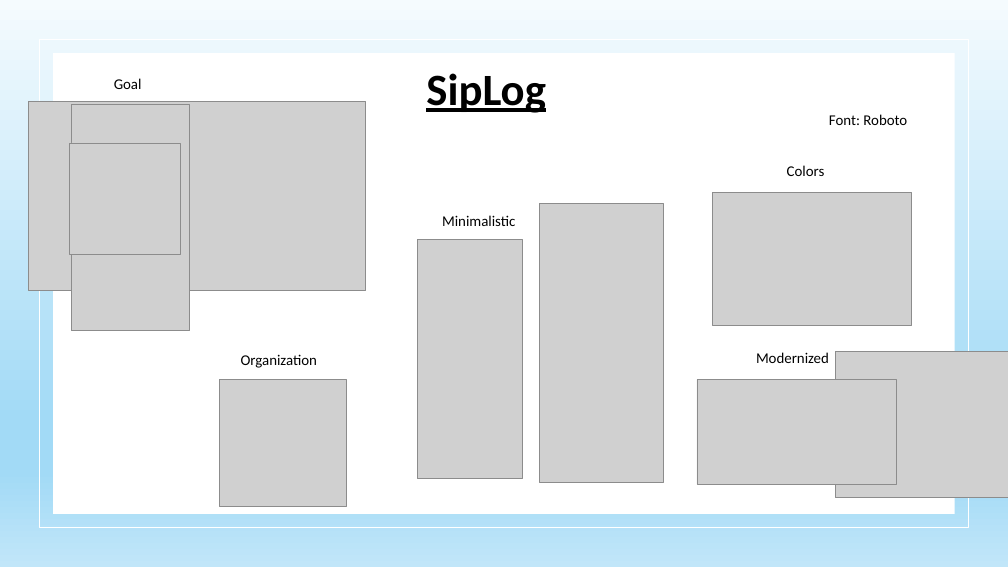
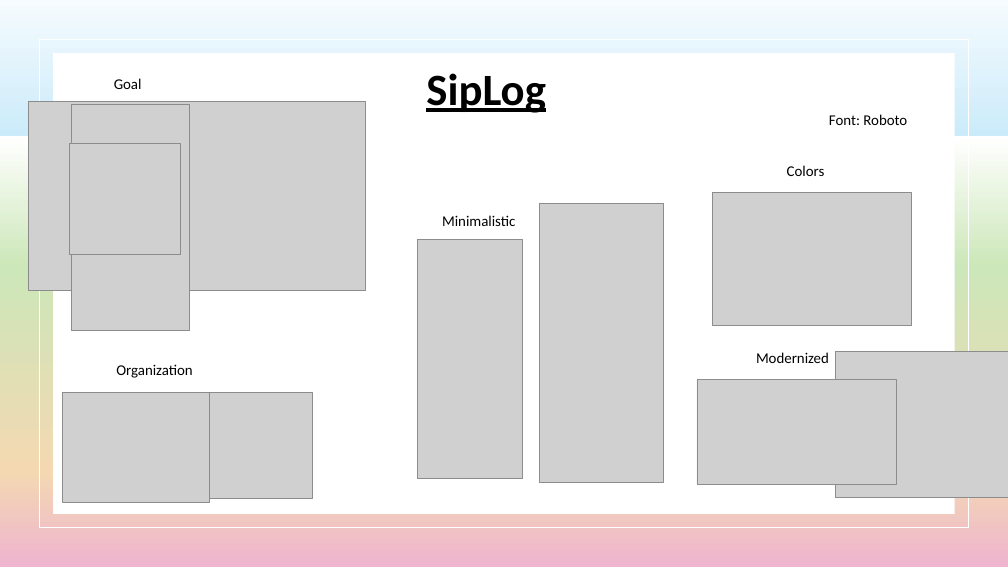
Before and after one commit to Manxi1/SPU_CSC3220_W24_T7_V2, a slide deck: slide 1 of Design/Moodboard.pptx. Drawn at 1008x567 pixels with LibreOffice and Linux fonts; fonts in the diff are those of the drawing; grey boxes stand for pictures. Boxes give left, top, right and bottom in pixels: in the first picture for what was removed or moved away, otherwise in the second. Text is boxed around its words. In the diff, an @@ line names an element or a change of style, - is before the commit and + after.

Commit message:
new ppt

```diff
--- a/Design/Moodboard.pptx
+++ b/Design/Moodboard.pptx
@@ background gradient #F5FBFE to #A2DAF6 to #C1E6F9 to gradient #F5FBFE to #CCEBFA to #FFFFFF to #CCE7B9 to #F3D8B2 to #EFB5CF @@
@@ rectangle at (x1=0, y1=0, x2=1008, y2=567): fill gradient #F5FBFE to #A2DAF6 to #C1E6F9 to gradient #F5FBFE to #CCEBFA to #FFFFFF to #CCE7B9 to #F3D8B2 to #EFB5CF @@
@@ text "Organization" moved from (x1=241, y1=354, x2=317, y2=368) to (x1=116, y1=364, x2=192, y2=378) @@
@@ picture added at (x1=63, y1=392, x2=209, y2=503) @@
@@ picture resized from (x1=219, y1=380, x2=346, y2=507) to (x1=206, y1=392, x2=312, y2=499) @@
```
Also in this commit, not shown: 1 other file.
